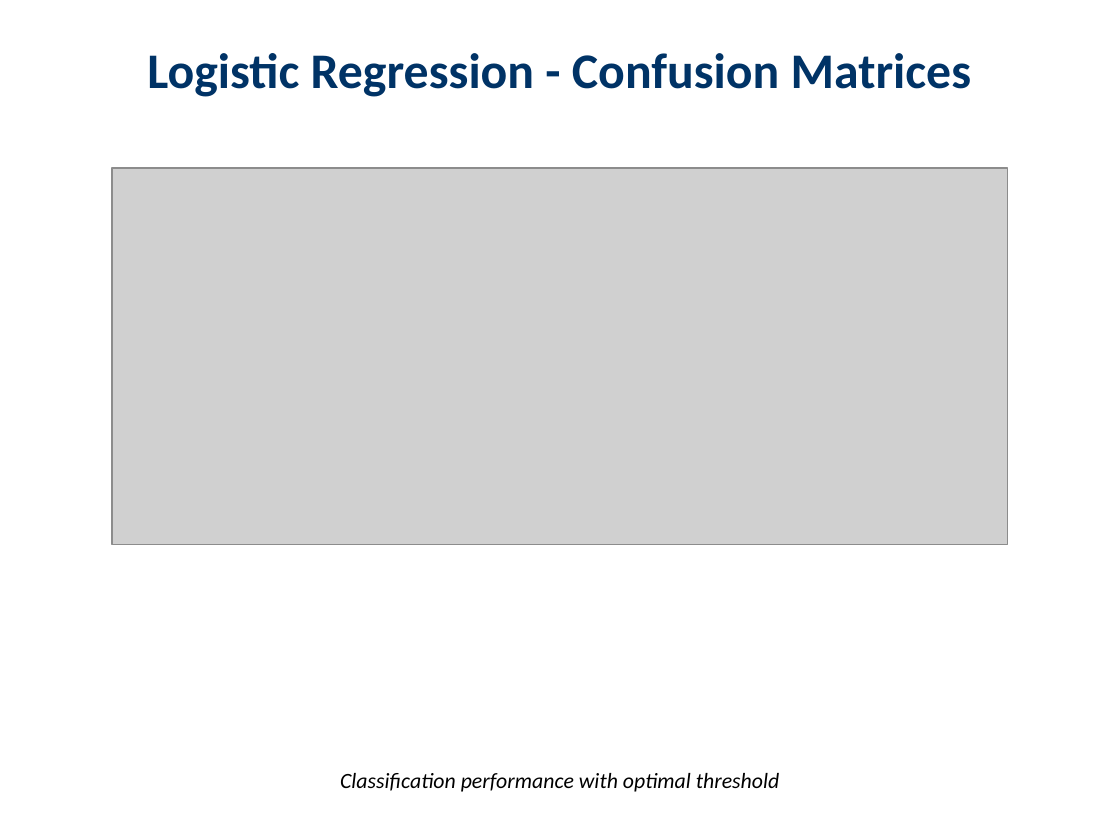
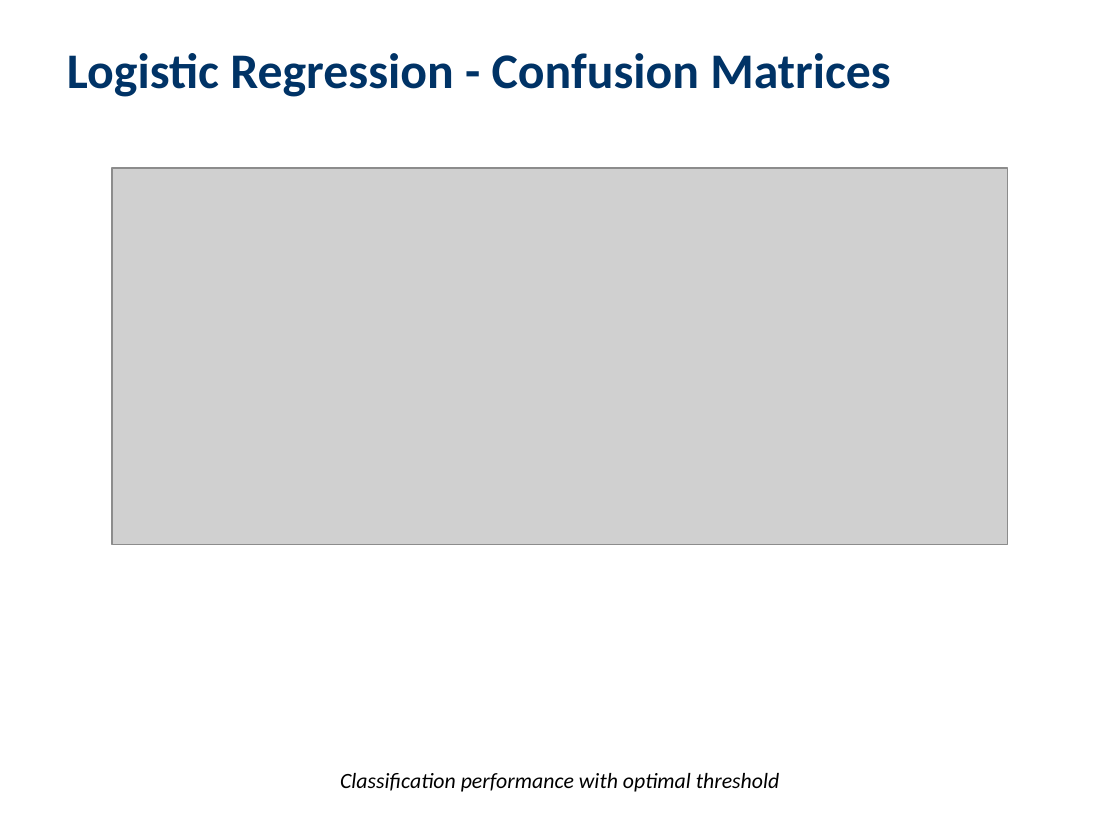
Before and after one commit to pablogrs/nifty_data, a slide deck: slide 15 of basic-navigation/Market_Analysis_Presentation.pptx. Drawn at 1120x840 pixels with LibreOffice and Linux fonts; fonts in the diff are those of the drawing; grey boxes stand for pictures. Boxes give left, top, right and bottom in pixels: in the first picture for what was removed or moved away, otherwise in the second. Text is boxed around its words. In the diff, an @@ line names an element or a change of style, - is before the commit and + after.

```diff
--- a/basic-navigation/Market_Analysis_Presentation.pptx
+++ b/basic-navigation/Market_Analysis_Presentation.pptx
@@ text "Logistic Regression - Confusion Matrices": place and size @@
-text "Logistic Regression - Confusion Matrices" at [147,53,971,97]
+text "Logistic Regression - Confusion Matrices" at [67,53,890,97]
```
Also in this commit, not shown: 11 other slides changed, 1 slide added, 1 other file.
